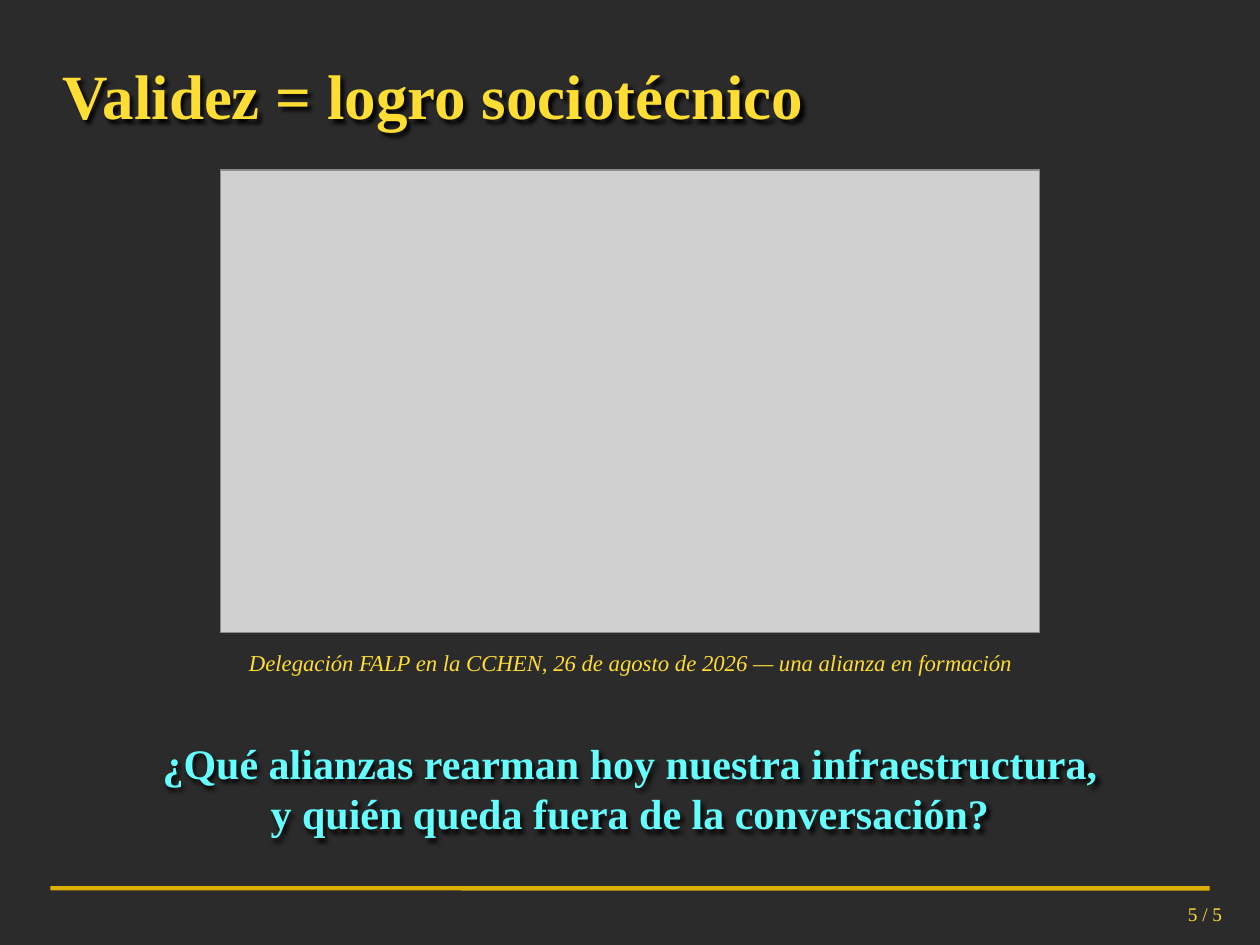
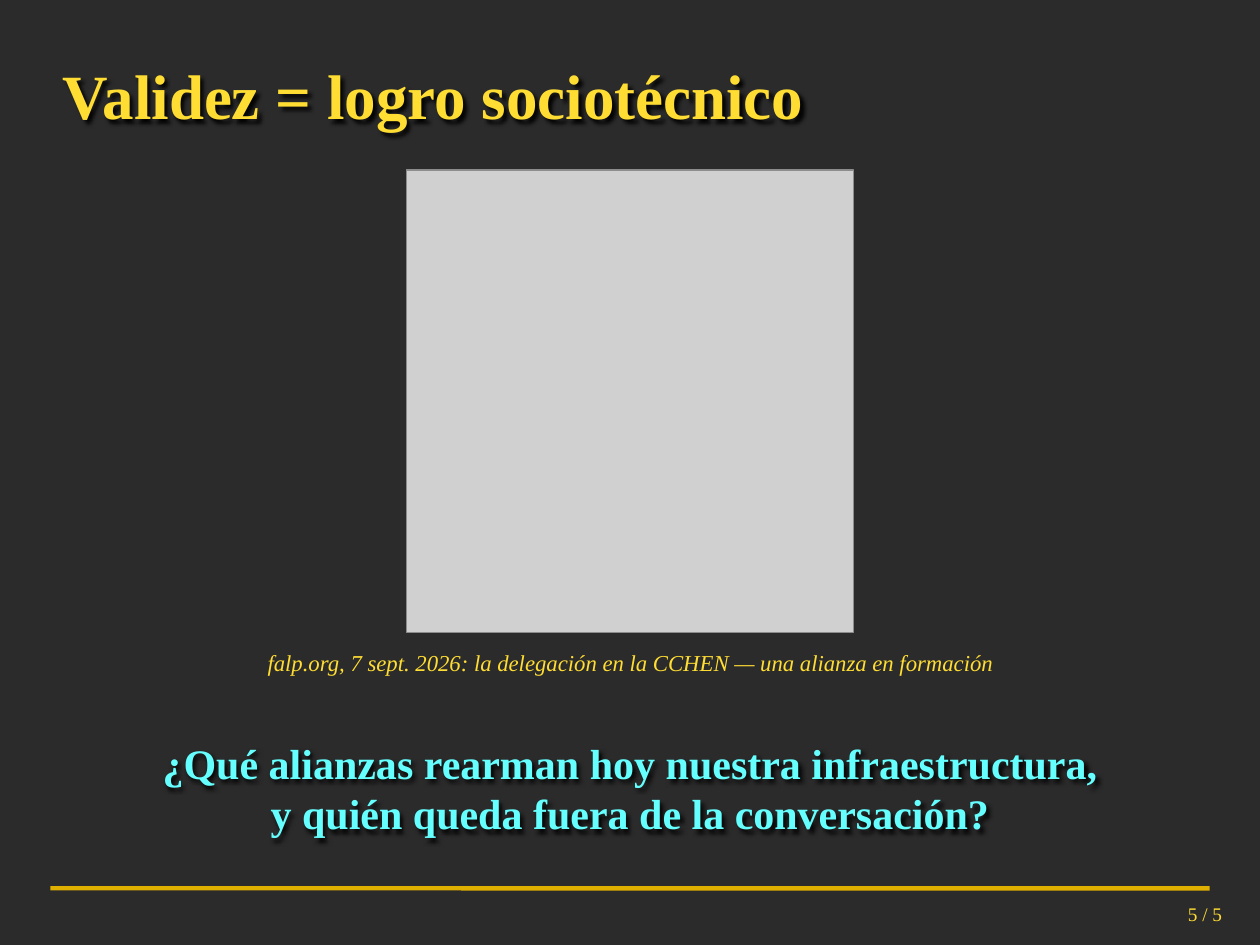
Before and after one commit to Luciano-Tejada/LTC, a slide deck: slide 5 of Smith2022_presentacion_v3.pptx. Drawn at 1260x945 pixels with LibreOffice and Linux fonts; fonts in the diff are those of the drawing; grey boxes stand for pictures; background and template pictures are left out; a plain dark background stands for a picture behind light text. Boxes give left, top, right and bottom in pixels: in the first picture for what was removed or moved away, otherwise in the second. Text is boxed around its words. In the diff, an @@ line names an element or a change of style, - is before the commit and + after.

```diff
--- a/Smith2022_presentacion_v3.pptx
+++ b/Smith2022_presentacion_v3.pptx
@@ picture: place and size @@
-picture at box(220, 170, 1040, 633)
+picture at box(407, 170, 854, 633)
@@ text at box(268, 655, 992, 676): text changed @@
-Delegación FALP en la CCHEN, 26 de agosto de 2026 — una alianza en formación
+falp.org, 7 sept. 2026: la delegación en la CCHEN — una alianza en formación
```
